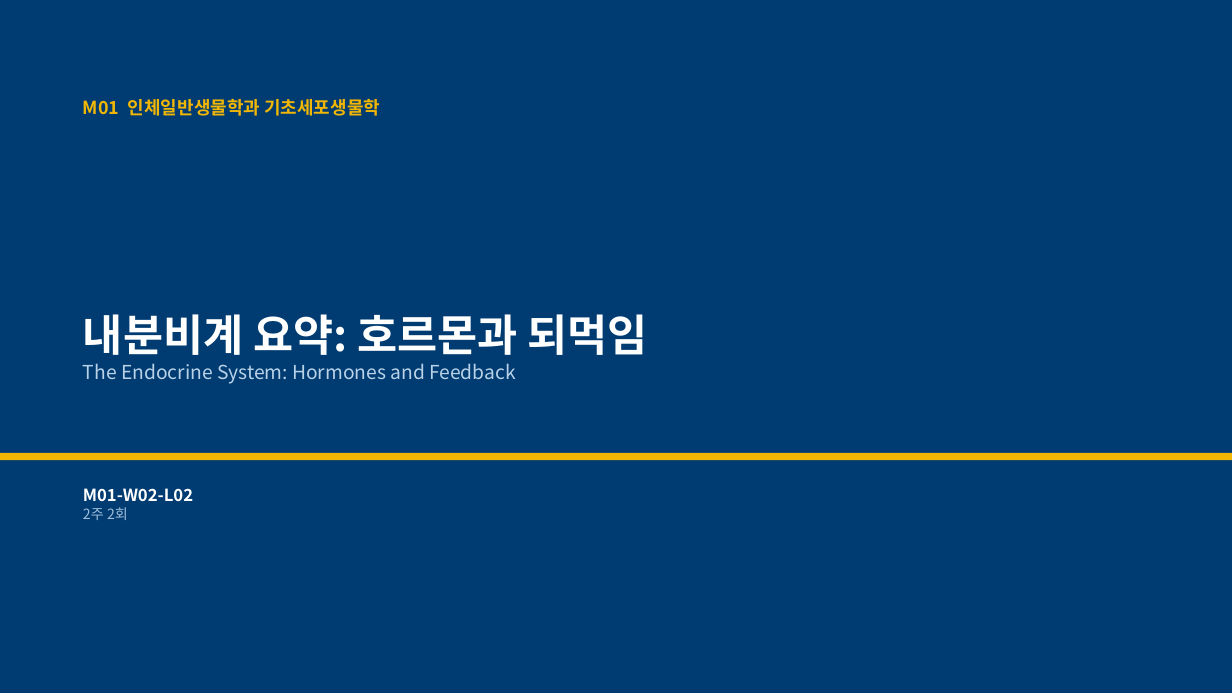
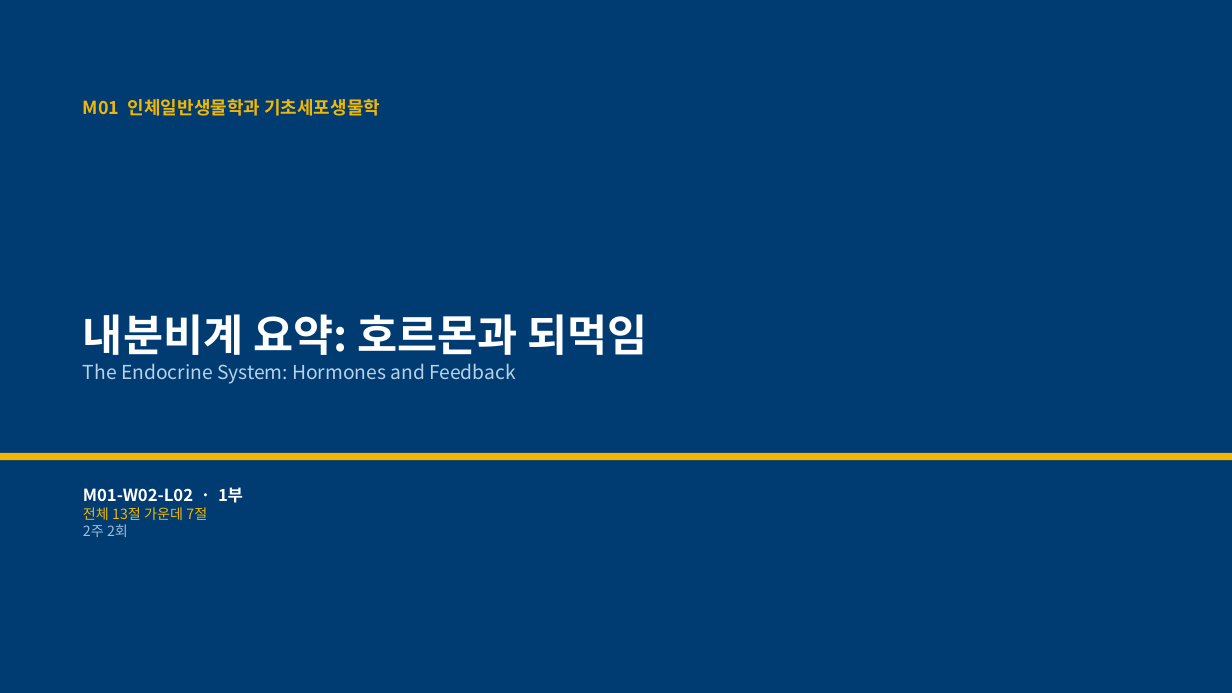
Before and after one commit to hoperiasd2/hoperiasd2.github.io, a slide deck: slide 1 of curriculum/M01/W02/L02/slides.pptx. Drawn at 1232x693 pixels with LibreOffice and Linux fonts; fonts in the diff are those of the drawing. Boxes give left, top, right and bottom in pixels: in the first picture for what was removed or moved away, otherwise in the second. Text is boxed around its words. In the diff, an @@ line names an element or a change of style, - is before the commit and + after.

```diff
--- a/curriculum/M01/W02/L02/slides.pptx
+++ b/curriculum/M01/W02/L02/slides.pptx
@@ text at [83,487,243,520]: text changed @@
-M01-W02-L02
+M01-W02-L02 · 1부
+전체 13절 가운데 7절
```
Also in this commit, not shown: 6 other slides changed, 18 slides removed, 6 other files.
